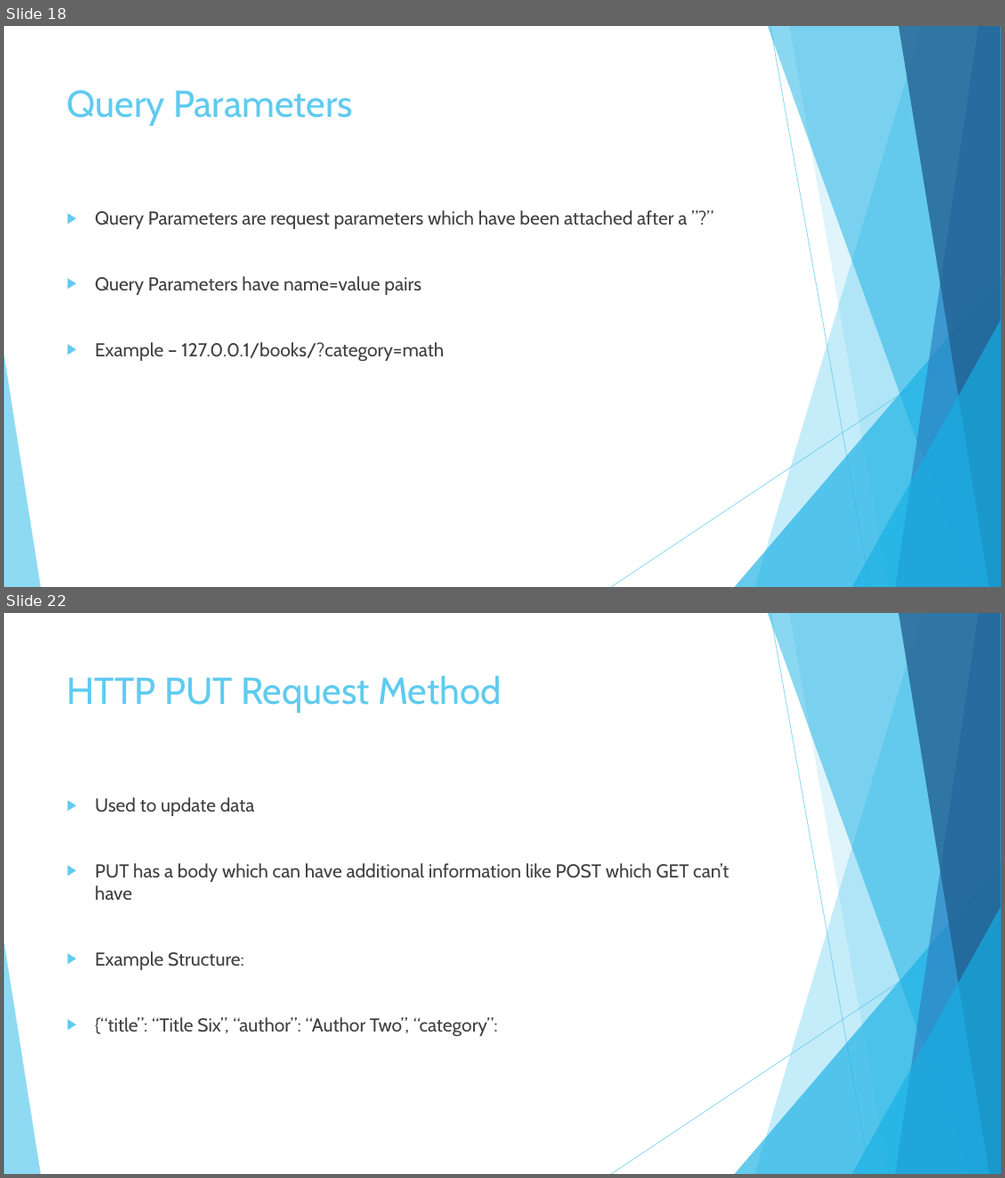
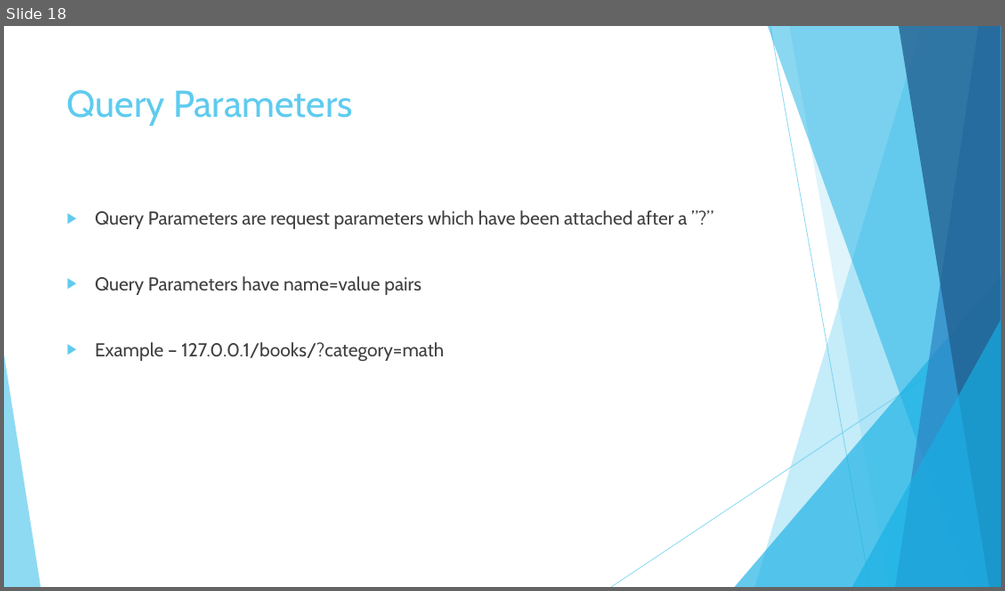
Before and after one commit to imcuteani/FastAPI-PythonAI-Development, a slide deck: Slides/Day-2/FASTAPI Development using Python on Cloud-Day2.pptx. Shown one above the other, each under a label of ours: slides 18 and 22 before the commit, slide 18 after it; the slides between them are not shown. The pictures are 1005x1178 and 1005x591 pixels, drawn with LibreOffice and Linux fonts; fonts in the diff are those of the drawing. Boxes give left, top, right and bottom in pixels: in the first picture for what was removed or moved away, otherwise in the second. Text is boxed around its words. In the diff, an @@ line names an element or a change of style, - is before the commit and + after.

```diff
--- a/Slides/Day-2/FASTAPI Development using Python on Cloud-Day2.pptx
+++ b/Slides/Day-2/FASTAPI Development using Python on Cloud-Day2.pptx
@@ slide 22 removed at bbox=[4, 613, 1001, 1174], background #FFFFFF; not listed: 10 template elements that a slide beside it also shows @@
@@ title removed at bbox=[67, 675, 501, 713] @@
-HTTP PUT Request Method
@@ text removed at bbox=[95, 797, 728, 1036] @@
-▶ Used to update data
-▶ PUT has a body which can have additional information like POST which GET can’t have
-▶ Example Structure:
-▶ {“title”: “Title Six”, “author”: “Author Two”, “category”:
```
Also in this commit, not shown: 1 slide changed, 5 slides added, 4 other slides removed, 3 other files.
